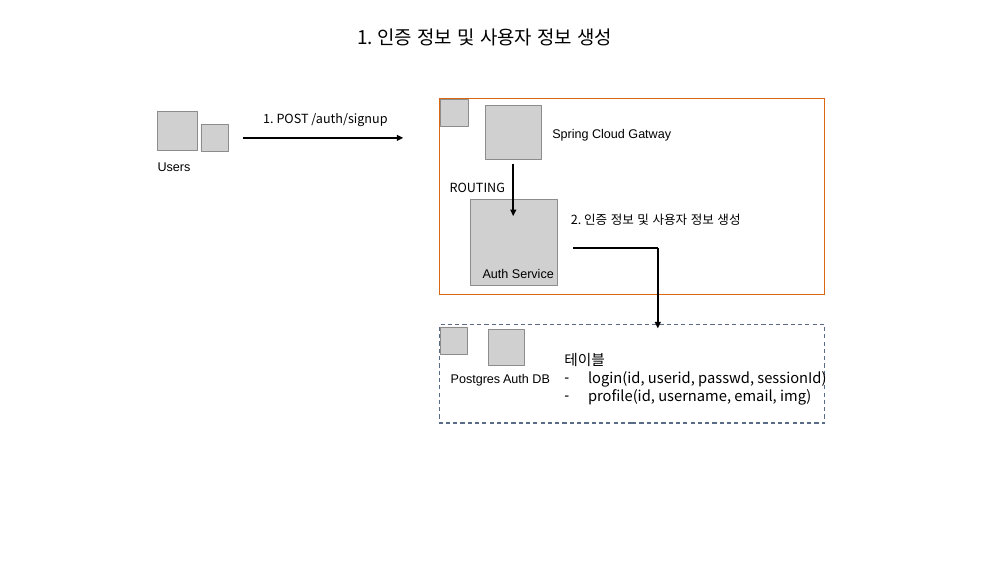
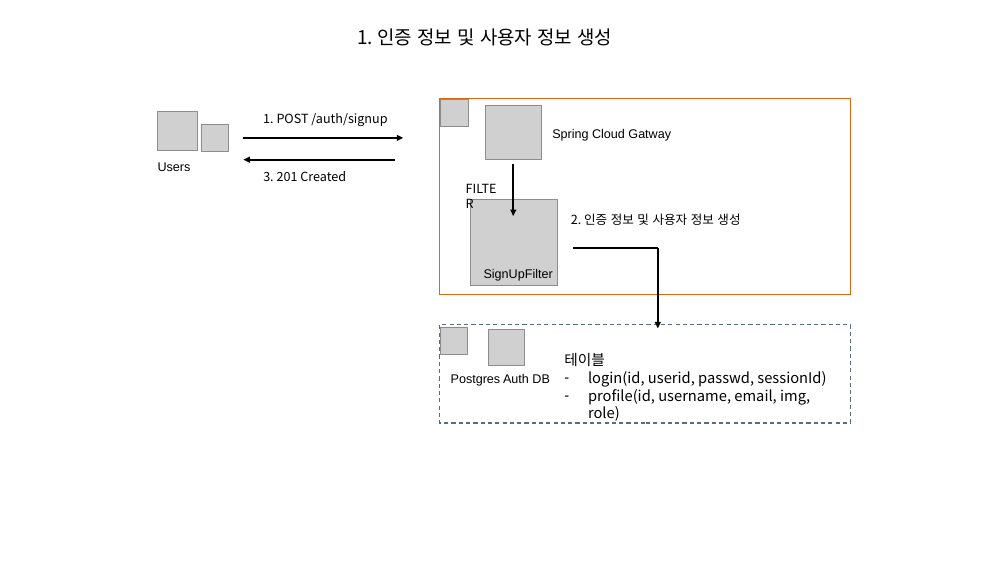
Before and after one commit to kdkcom1234/git2021, a slide deck: slide 1 of 8-msa/3. 인증, 세션, 권한 허가.pptx. Drawn at 1008x567 pixels with LibreOffice and Linux fonts; fonts in the diff are those of the drawing; grey boxes stand for pictures. Boxes give left, top, right and bottom in pixels: in the first picture for what was removed or moved away, otherwise in the second. Text is boxed around its words. In the diff, an @@ line names an element or a change of style, - is before the commit and + after.

Commit message:
auth 처리

```diff
--- a/8-msa/3. 인증, 세션, 권한 허가.pptx
+++ b/8-msa/3. 인증, 세션, 권한 허가.pptx
@@ rectangle: place and size @@
-rectangle at <box>440,99,825,295</box>
+rectangle at <box>440,99,851,295</box>
@@ arrow added from (395, 160) to (243, 160), #000000 2 pt @@
@@ text added at <box>263,171,346,181</box>, 12 pt, text #000000 @@
+3. 201 Created
@@ text at <box>450,182,505,192</box>: text changed @@
-ROUTING
+FILTER
@@ text at <box>484,269,553,281</box>: text changed @@
-Auth Service
+SignUpFilter
@@ rectangle: place and size @@
-rectangle at <box>440,324,825,423</box>
+rectangle at <box>440,324,851,423</box>
@@ text at <box>588,386,810,423</box>: text changed @@
-– profile(id, username, email, img)
+– profile(id, username, email, img, role)
```
Also in this commit, not shown: 1 other slide changed, 1 slide added, 29 other files.
